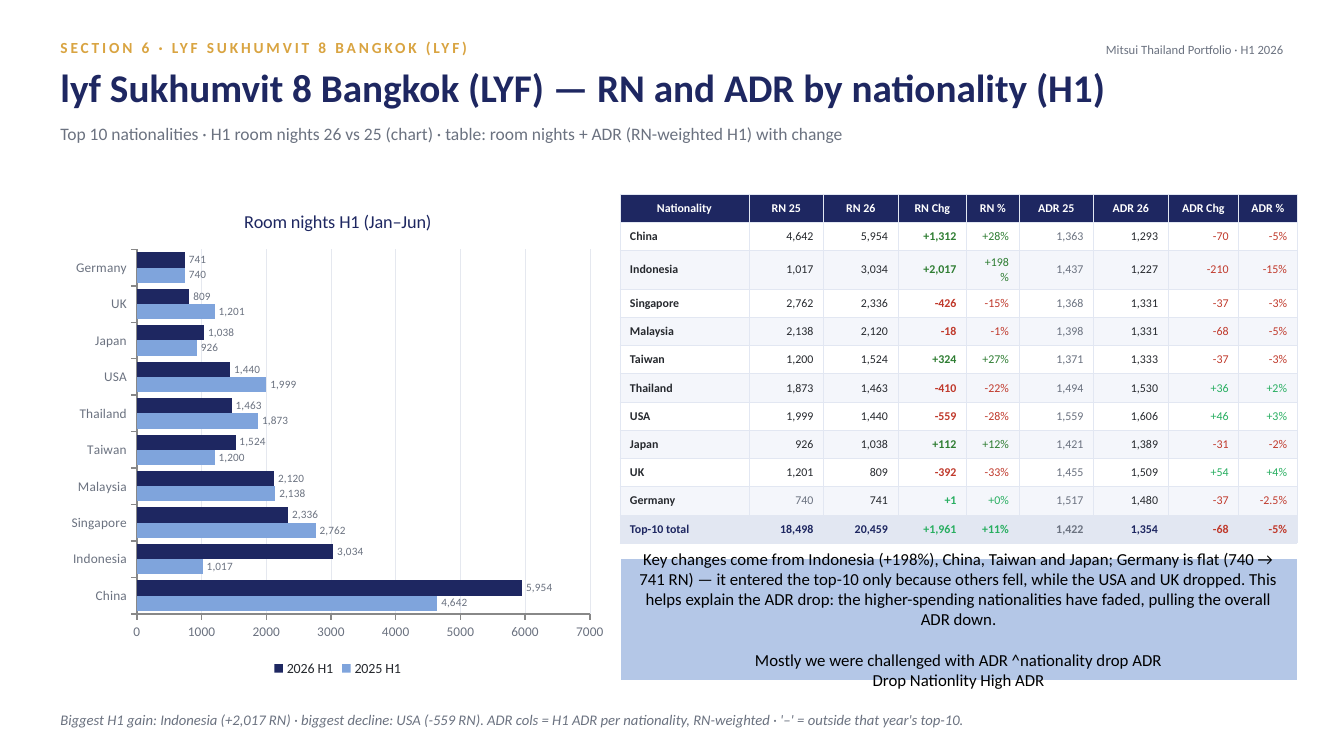
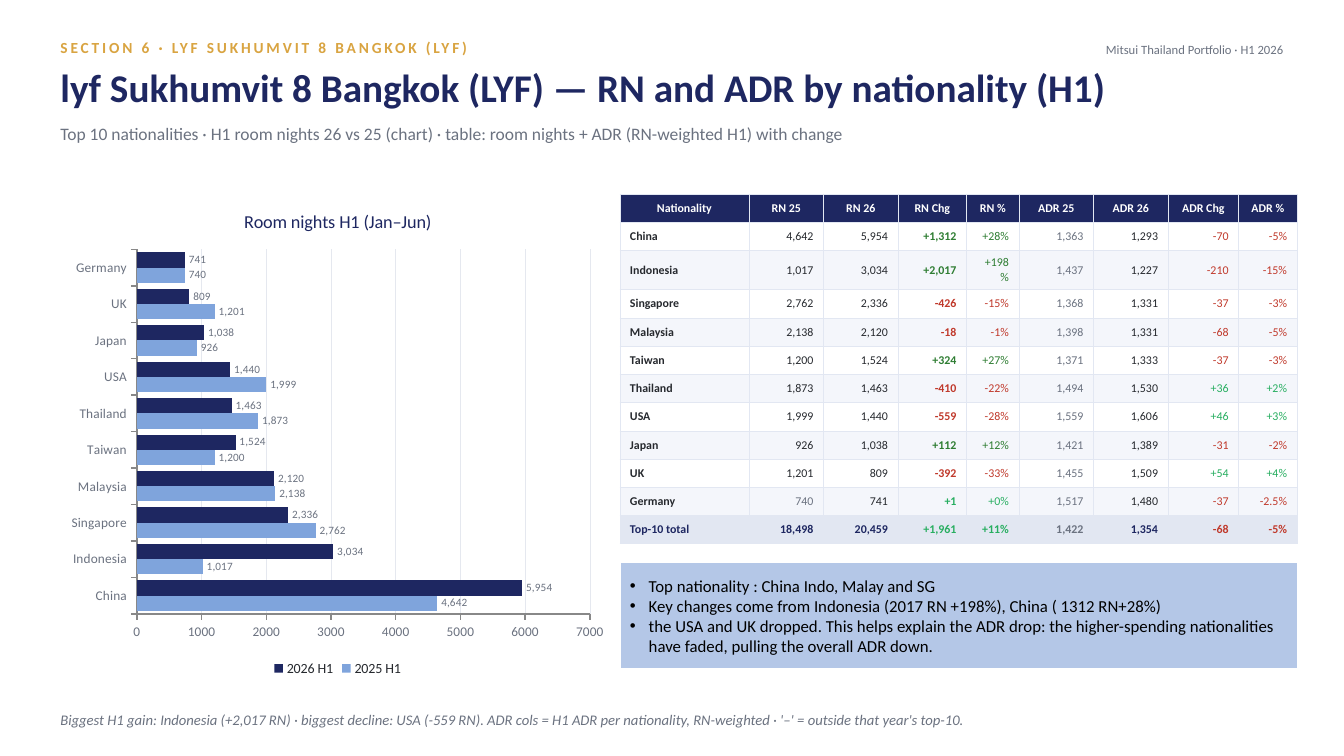
Before and after one commit to Chavin2543/mae-workspace, a slide deck: slide 27 of output/Portfolio_Performance_Report_H1-2026.pptx. Drawn at 1344x756 pixels with LibreOffice and Linux fonts; fonts in the diff are those of the drawing. Boxes give left, top, right and bottom in pixels: in the first picture for what was removed or moved away, otherwise in the second. Text is boxed around its words. In the diff, an @@ line names an element or a change of style, - is before the commit and + after.

```diff
--- a/output/Portfolio_Performance_Report_H1-2026.pptx
+++ b/output/Portfolio_Performance_Report_H1-2026.pptx
@@ rectangle "Top nationality : China Indo, ...": place and size @@
-rectangle "Top nationality : China Indo, ..." at (620, 559, 1298, 681)
+rectangle "Top nationality : China Indo, ..." at (620, 563, 1298, 668)
@@ text in rectangle at (649, 580, 1274, 655): text changed @@
-Key changes come from Indonesia (+198%), China, Taiwan and Japan; Germany is flat (740 → 741 RN) — it entered the top-10 only because others fell, while the USA and UK dropped. This helps explain the ADR drop: the higher-spending nationalities have faded, pulling the overall ADR down.
-Mostly we were challenged with ADR ^nationality drop ADR
-Drop Nationlity High ADR
+• Top nationality : China Indo, Malay and SG
+• Key changes come from Indonesia (2017 RN +198%), China ( 1312 RN+28%)
+• the USA and UK dropped. This helps explain the ADR drop: the higher-spending nationalities have faded, pulling the overall ADR down.
```
Also in this commit, not shown: 23 other slides changed, 1 slide removed.
